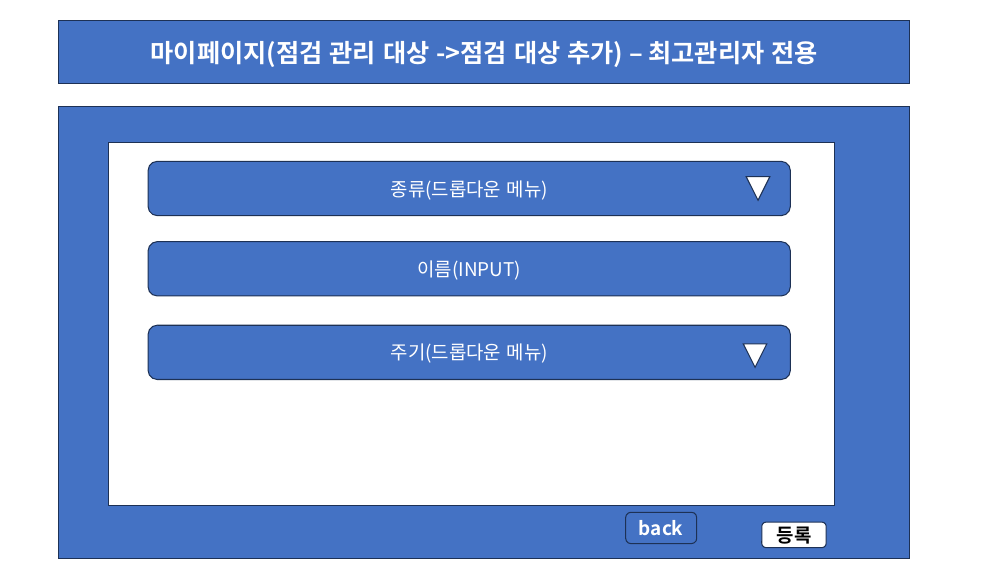
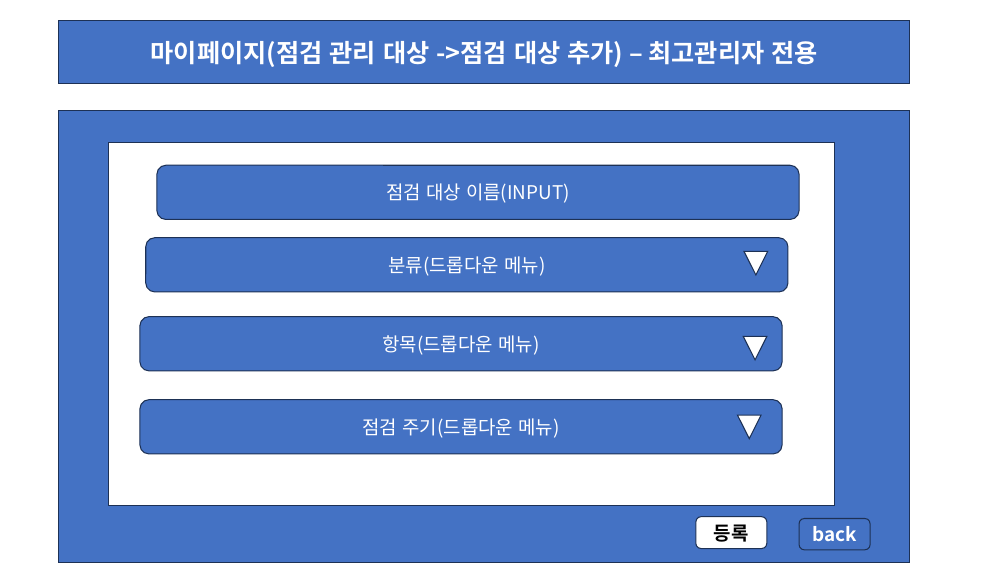
Before and after one commit to wari-wari/MainProject_1, a slide deck: slide 16 of 메인프로젝트 화면 레이아웃 초안.pptx. Drawn at 1008x567 pixels with LibreOffice and Linux fonts; fonts in the diff are those of the drawing. Boxes give left, top, right and bottom in pixels: in the first picture for what was removed or moved away, otherwise in the second. Text is boxed around its words. In the diff, an @@ line names an element or a change of style, - is before the commit and + after.

```diff
--- a/메인프로젝트 화면 레이아웃 초안.pptx
+++ b/메인프로젝트 화면 레이아웃 초안.pptx
@@ rectangle moved from (x1=59, y1=106, x2=910, y2=558) to (x1=59, y1=110, x2=910, y2=563) @@
@@ rounded rectangle "점검 대상 이름(INPUT)" moved from (x1=148, y1=242, x2=790, y2=296) to (x1=157, y1=166, x2=799, y2=220) @@
@@ text in rounded rectangle at (x1=386, y1=183, x2=570, y2=203): text changed @@
-이름(INPUT)
+점검 대상 이름(INPUT)
@@ rounded rectangle added at (x1=146, y1=237, x2=788, y2=292), fill #4472C4, outline #1E3256 1 pt, 18 pt, text #FFFFFF @@
+분류(드롭다운 메뉴)
@@ triangle added at (x1=744, y1=252, x2=768, y2=275), fill #FFFFFF, outline #1E3256 1 pt @@
@@ rounded rectangle "항목(드롭다운 메뉴)" moved from (x1=148, y1=162, x2=790, y2=216) to (x1=140, y1=317, x2=782, y2=371) @@
@@ text in rounded rectangle at (x1=382, y1=335, x2=539, y2=355): text changed @@
-종류(드롭다운 메뉴)
+항목(드롭다운 메뉴)
@@ triangle moved from (x1=743, y1=344, x2=767, y2=368) to (x1=743, y1=337, x2=767, y2=360) @@
@@ rounded rectangle "점검 주기(드롭다운 메뉴)" moved from (x1=148, y1=325, x2=790, y2=380) to (x1=140, y1=400, x2=782, y2=454) @@
@@ text in rounded rectangle at (x1=362, y1=418, x2=559, y2=438): text changed @@
-주기(드롭다운 메뉴)
+점검 주기(드롭다운 메뉴)
@@ triangle moved from (x1=746, y1=177, x2=770, y2=200) to (x1=737, y1=415, x2=761, y2=439) @@
@@ rounded rectangle "등록" resized from (x1=762, y1=523, x2=827, y2=548) to (x1=696, y1=516, x2=767, y2=548) @@
@@ rounded rectangle "back" moved from (x1=626, y1=513, x2=697, y2=544) to (x1=799, y1=519, x2=870, y2=550) @@
```
Also in this commit, not shown: 23 other slides changed, 1 slide added, 1 other file.
